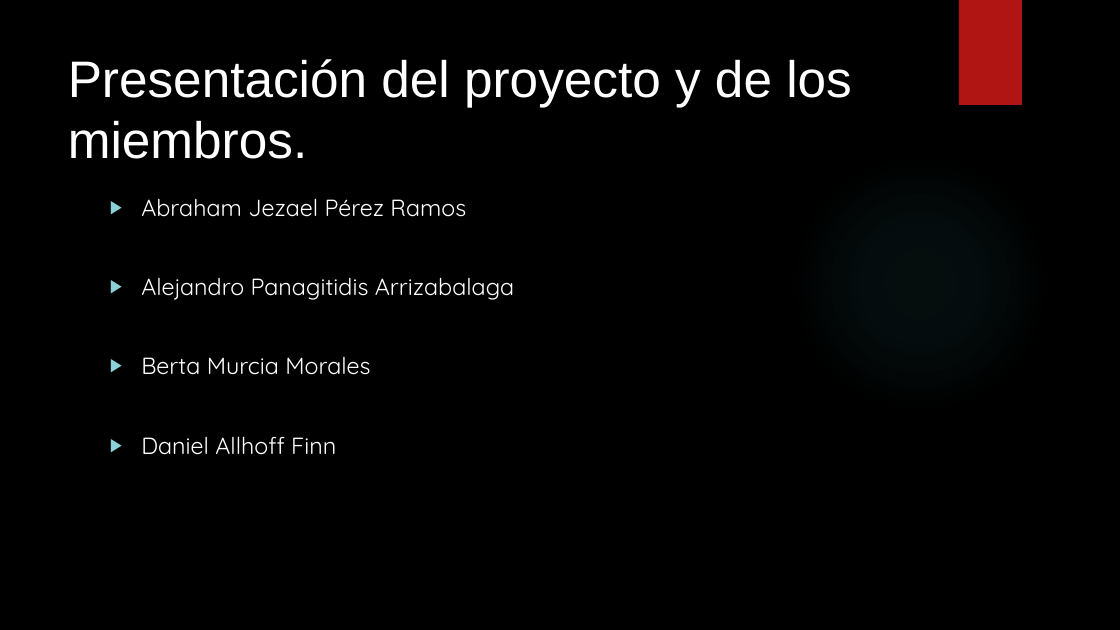
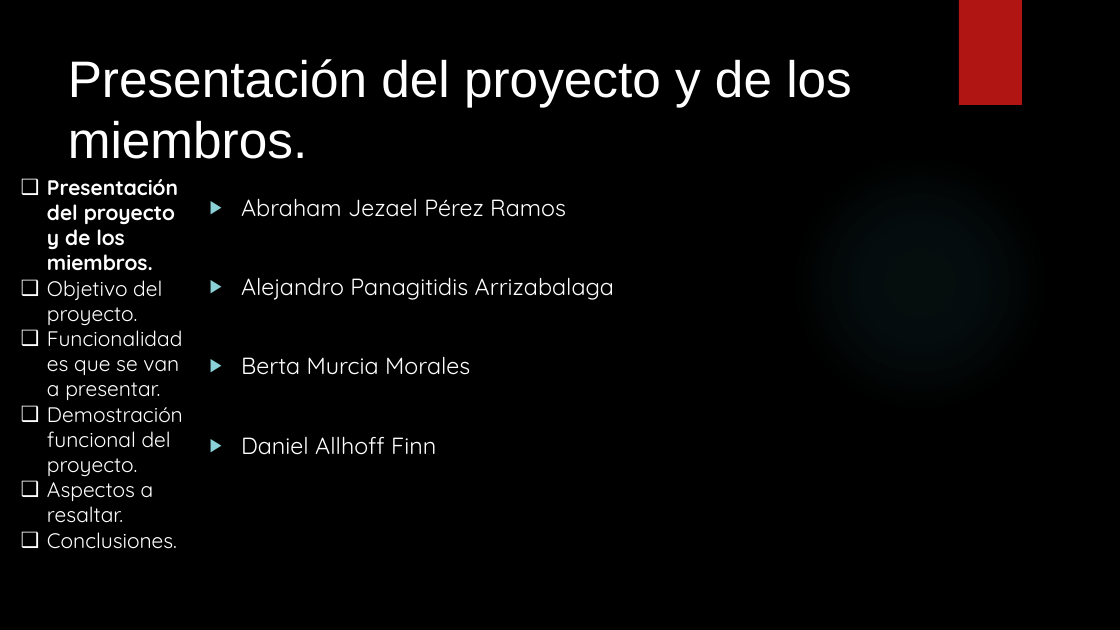
Before and after one commit to danielallhoff/M17-G4-AirDSS, a slide deck: slide 3 of AIRDSS.pptx. Drawn at 1120x630 pixels with LibreOffice and Linux fonts; fonts in the diff are those of the drawing; background and template pictures are left out. Boxes give left, top, right and bottom in pixels: in the first picture for what was removed or moved away, otherwise in the second. Text is boxed around its words. In the diff, an @@ line names an element or a change of style, - is before the commit and + after.

Commit message:
Añadido Aspectos a resaltar y demostración

```diff
--- a/AIRDSS.pptx
+++ b/AIRDSS.pptx
@@ text added at box(47, 179, 183, 549), 18 pt, text #FFFFFF @@
+❑ Presentación del proyecto y de los miembros.
+❑ Objetivo del proyecto.
+❑ Funcionalidades que se van a presentar.
+❑ Demostración funcional del proyecto.
+❑ Aspectos a resaltar.
+❑ Conclusiones.
@@ text "Abraham Jezael Pérez Ramos": place and size @@
-text "Abraham Jezael Pérez Ramos" at box(141, 198, 514, 455)
+text "Abraham Jezael Pérez Ramos" at box(241, 198, 614, 455)
```
Also in this commit, not shown: 4 other slides changed, 2 slides added, 1 slide removed.
